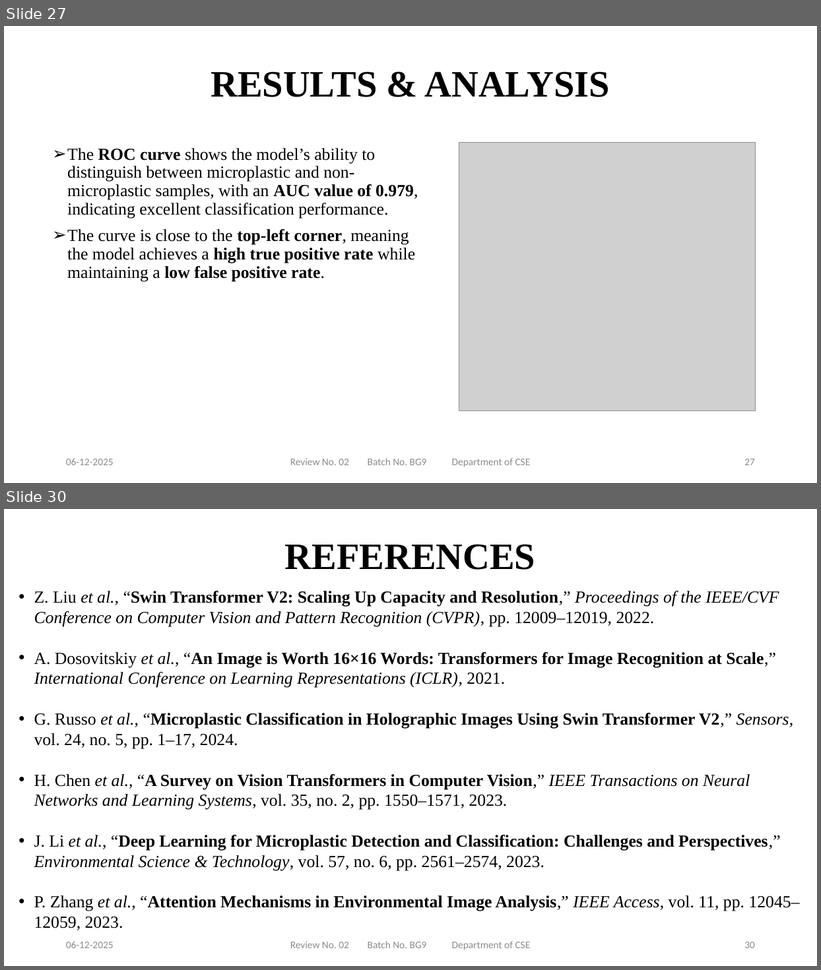
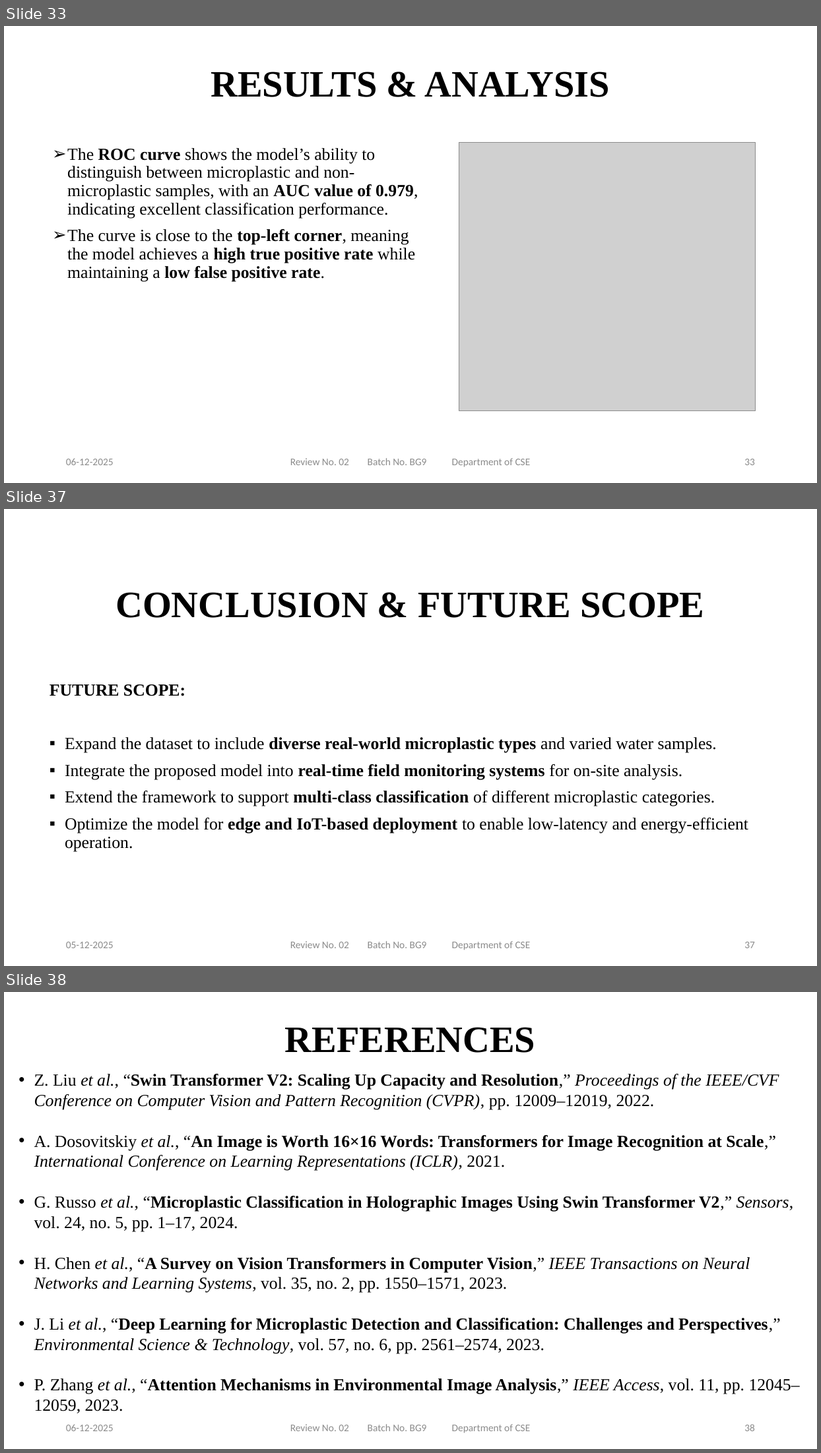
Before and after one commit to NEC-CSE-Projects-2022/BG9, a slide deck: Documents/BG9_PPT.pptx. Shown one above the other, each under a label of ours: slides 27 and 30 before the commit, slides 33, 37 and 38 after it; the slides between them are not shown. The pictures are 821x970 and 821x1453 pixels, drawn with LibreOffice and Linux fonts; fonts in the diff are those of the drawing; grey boxes stand for pictures; background and template pictures are left out. Boxes give left, top, right and bottom in pixels: in the first picture for what was removed or moved away, otherwise in the second. Text is boxed around its words. In the diff, an @@ line names an element or a change of style, - is before the commit and + after.

```diff
--- a/Documents/BG9_PPT.pptx
+++ b/Documents/BG9_PPT.pptx
@@ slide 37 added at [4,509,817,966], background #FFFFFF @@
@@ title added at [116,592,704,618], 44 pt, text #000000, bold @@
+CONCLUSION & FUTURE SCOPE
@@ text added at [50,685,748,852], 20 pt, text #000000 @@
+FUTURE SCOPE:
+▪ Expand the dataset to include diverse real-world microplastic types and varied water samples.
+▪ Integrate the proposed model into real-time field monitoring systems for on-site analysis.
+▪ Extend the framework to support multi-class classification of different microplastic categories.
+▪ Optimize the model for edge and IoT-based deployment to enable low-latency and energy-efficient operation.
@@ text added at [66,942,114,949], 12 pt, text #8C8C8C @@
+05-12-2025
@@ text added at [290,941,531,951], 12 pt, text #8C8C8C @@
+Review No. 02 Batch No. BG9 Department of CSE
@@ page number added at [745,942,755,949], 12 pt, text #8C8C8C @@
+37
@@ what was slide 27 is now slide 33 @@
@@ page number at [745,459,755,466]: text changed @@
-27
+33
@@ what was slide 30 is now slide 38 @@
@@ page number at [745,1424,755,1432]: text changed @@
-30
+38
```
Also in this commit, not shown: 7 slides changed, 7 other slides added, 1 other file.
